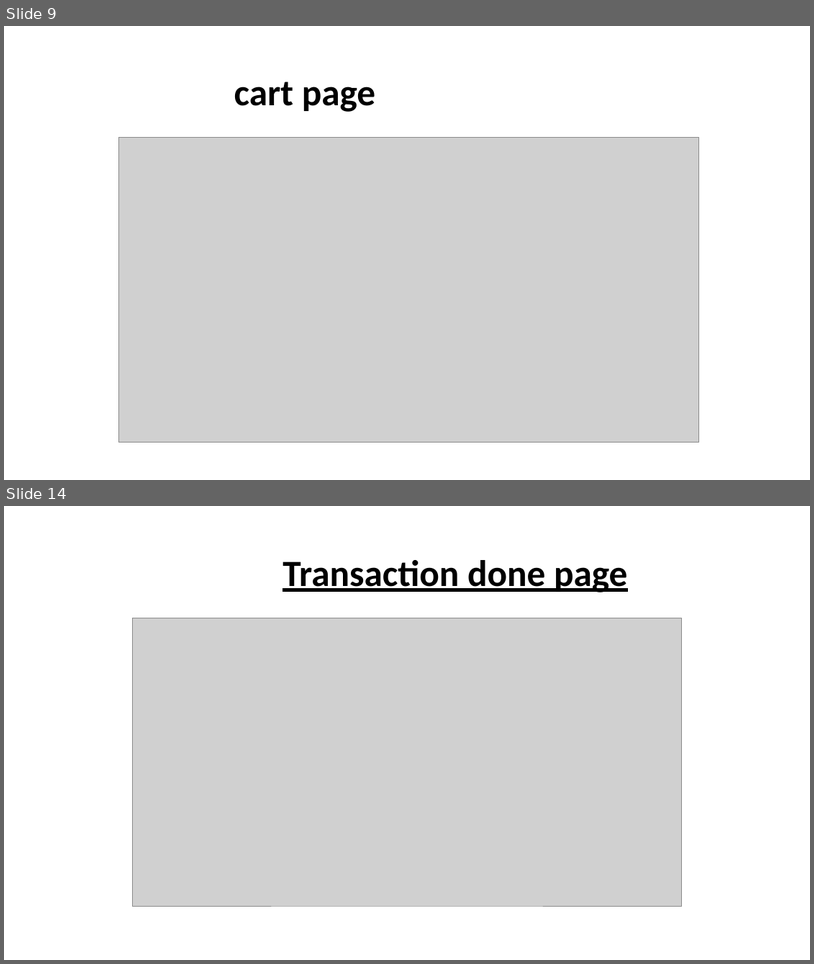
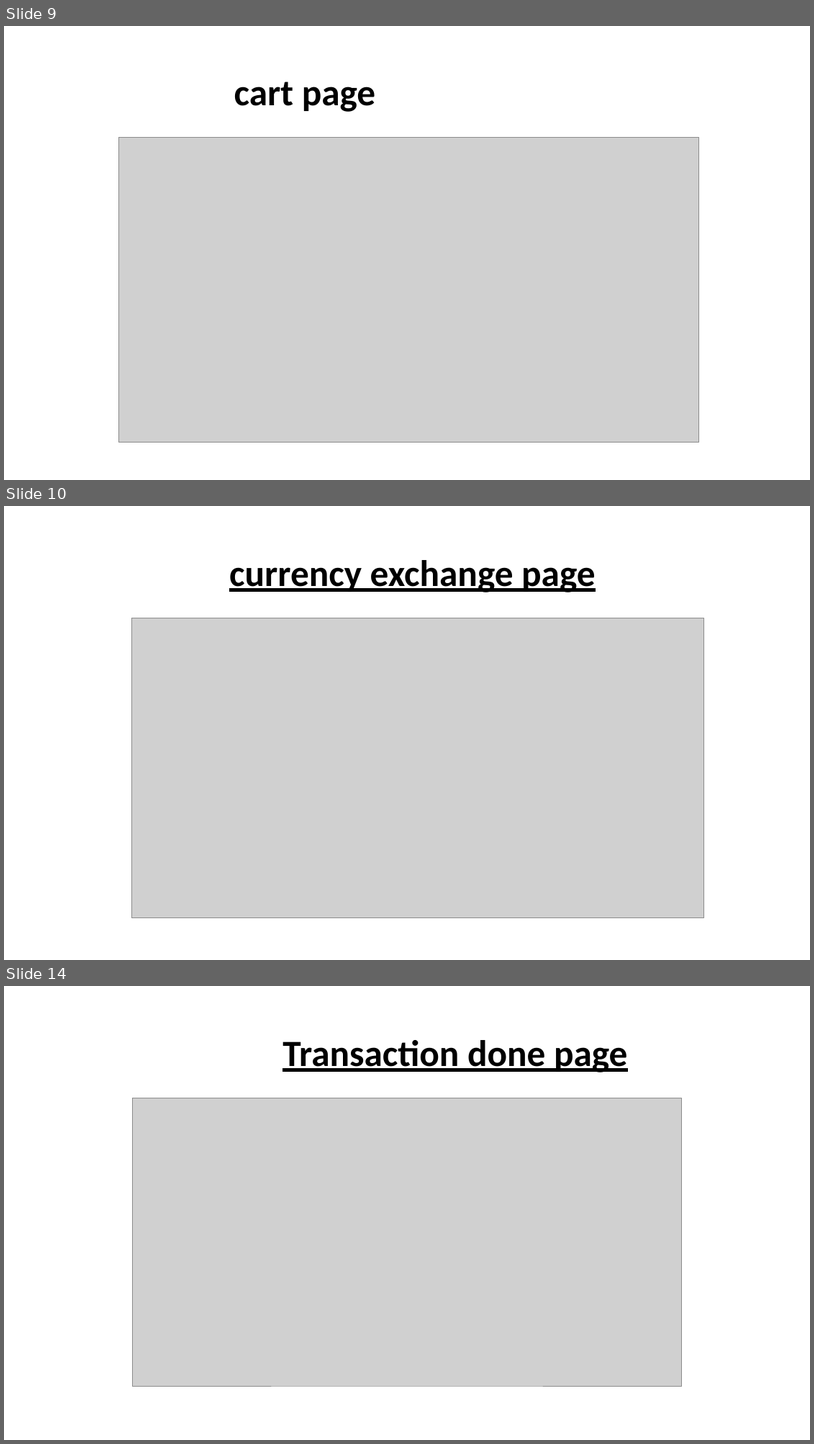
Before and after one commit to 22020771-Teo-KaiXin/22020771-TeoKaixin-C369-3D-E63C-A-GA, a slide deck: G369 GA.pptx. Shown one above the other, each under a label of ours: slides 9 and 14 before the commit, slides 9, 10 and 14 after it; the slides between them are not shown. The pictures are 814x964 and 814x1444 pixels, drawn with LibreOffice and Linux fonts; fonts in the diff are those of the drawing; grey boxes stand for pictures. Boxes give left, top, right and bottom in pixels: in the first picture for what was removed or moved away, otherwise in the second. Text is boxed around its words. In the diff, an @@ line names an element or a change of style, - is before the commit and + after.

```diff
--- a/G369 GA.pptx
+++ b/G369 GA.pptx
@@ slide 10 added at (4, 506, 810, 960), background #FFFFFF @@
@@ title added at (229, 560, 595, 592), 44 pt, text #000000, bold, underline @@
+currency exchange page
@@ picture added at (132, 618, 705, 917) @@
```
Also in this commit, not shown: 5 slides changed, 1 slide removed, 3 other files.
